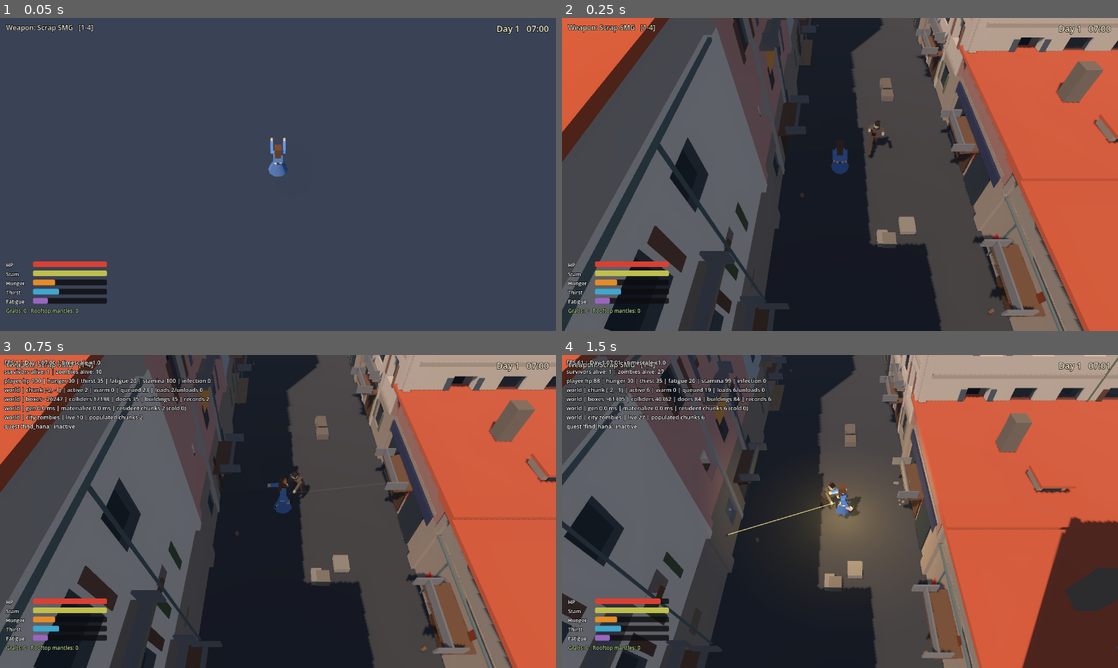
Above: before the commit, frames 1-4 (two rows, left to right).
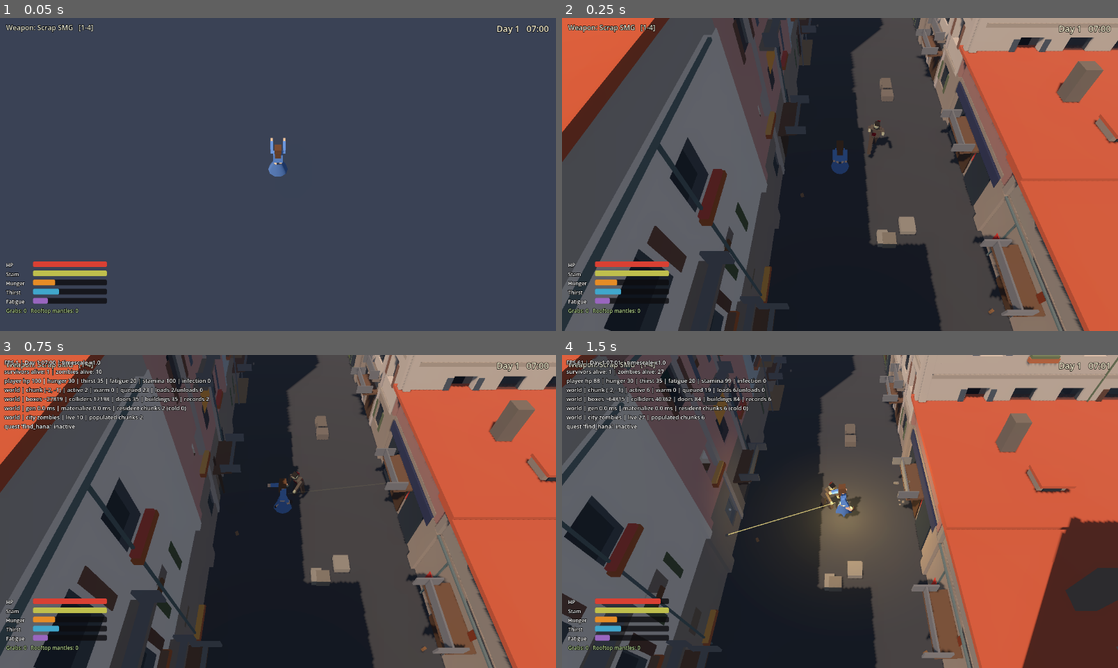
Above: after the commit, the same moments.

Repository: rumiazhari/ring-bell
Game: Godot game, scene res://world/main.tscn
Same seed, same stepped clock (60 frames per second), same inputs: the game is played once before the commit and once after it.
Inputs (mouse positions are in pixels of both pictures, inside the frame that each line leads up to):
- Up to frame 1 (0.05 s): no input
- Up to frame 2 (0.25 s): no input
- Up to frame 3 (0.75 s): tap Enter at 0.5 s; move the mouse to (400, 495) at 0.52 s; press the mouse at (400, 495) at 0.53 s; hold D (move_right) from 0.53 s (still down)
- Up to frame 4 (1.5 s): tap Space (jump) at 0.77, 1.07 s; release D (move_right) at 1.25 s; release the mouse at (962, 495) at 1.25 s; drag from (728, 527) to (812, 574) at 1.27 s

Frame 1 is identical in both runs. In frame 2, 1.0% of the frame differs, in the area x 24-42%, y 0-100%; in frame 3, 1.0%; in frame 4, 1.2%, in the area x 7-90%, y 0-100%.

Commit message:
[autopilot] iter 41: Phase AA Prague window flower boxes under historic sills — trough 1.38x0.18x0.22 + bloom 1.27x0.12x0.19 at WIN_SILL, 0.045 outside historic long facades >=5.0, deterministic per WorldSeed flowerbox per window, visual-only trough+bloom pair, terracotta+greens 0.18 desaturated, layer f* tagged flowerbox; citytest + smoke green (0 failures); 1 new assertion passes

Diff:
--- a/debug/world_test.gd
+++ b/debug/world_test.gd
@@ -191,6 +191,8 @@
 		_test_facade_drainpipes())
 	_check("facade shutters: Prague wooden shutters flanking historic windows (deterministic)",
 		_test_facade_shutters())
+	_check("facade flower boxes: Prague terracotta trough + bloom under historic sills (deterministic)",
+		_test_facade_flowerbox())
 
 
 # --- 24: Flat-roof prop dressing -----------------------------------------------
@@ -802,6 +804,15 @@
 	var out: Array = []
 	for s: Dictionary in b.specs():
 		if String(s.get("building_id", "")) != "shutter":
+			continue
+		out.append(s)
+	return out
+
+## Visual-only boxes tagged "flowerbox" (Phase AA Prague window flower boxes).
+func _collect_flowerbox(b: MeshBatcher) -> Array:
+	var out: Array = []
+	for s: Dictionary in b.specs():
+		if String(s.get("building_id", "")) != "flowerbox":
 			continue
 		out.append(s)
 	return out
@@ -1878,6 +1889,158 @@
 			break
 	if not hist_hit:
 		print("[CityTest] shutter: no historic chunk in ring had shutters")
+		return false
+	return true
+
+
+# --- 24k5: Facade flower boxes (Phase AA) — Prague terracotta trough + bloom under sills --
+func _test_facade_flowerbox() -> bool:
+	# Historic long facades should grow flower boxes under window sills:
+	# each qualifying window (per side/floor/window via WorldSeed "flowerbox"
+	# with FLOWER_PROB 0.42) grows a terracotta trough (FLOWER_W 1.38 x FLOWER_H 0.18
+	# x FLOWER_D 0.22, protruding beyond the wall) plus a foliage bloom mass
+	# (FLOWER_W*0.92 x FLOWER_BLOOM_H 0.12 x FLOWER_D*0.88) sitting atop the trough
+	# at sill height. Visual-only, deterministic, gated to historic >=5.0,
+	# always in trough+bloom pairs (even count), each pair centered under a window.
+	var base := {
+		"rect": Rect2(0, 0, 12, 10),
+		"floor_h": 3.0,
+		"floors": 3,
+		"id": "flowertest",
+		"door_edge": 0,
+		"district": "historic",
+		"plaza_adjacent": true,
+		"style": {"wall": 1, "roof": 2, "attic": false},
+	}
+	var found_spec: Dictionary = {}
+	var found: Array = []
+	for try_id in ["flowertest", "flowertest2", "flowertest3", "flowertest4", "flowertest5", "flowertest6", "flowertest7", "flowertest8"]:
+		var s := base.duplicate(true)
+		s["id"] = try_id
+		var b_try := MeshBatcher.new()
+		BuildingBuilder.build(b_try, s)
+		var got := _collect_flowerbox(b_try)
+		if not got.is_empty():
+			found_spec = s
+			found = got
+			break
+	if found.is_empty():
+		print("[CityTest] flowerbox: historic building grew no flower boxes (tried 8 ids)")
+		return false
+	var fh: float = float(found_spec["floor_h"])
+	for s: Dictionary in found:
+		var pos: Vector3 = s["pos"]
+		var sz: Vector3 = s["size"]
+		if bool(s["collide"]):
+			print("[CityTest] flowerbox: must be visual-only at %s" % [pos])
+			return false
+		if StringName(s["material"]) != &"":
+			print("[CityTest] flowerbox: material %s != empty (visual)" % [s["material"]])
+			return false
+		if String(s.get("building_id", "")) != "flowerbox":
+			print("[CityTest] flowerbox: building_id %s != flowerbox" % [s.get("building_id", "")])
+			return false
+		# Must be either trough (FLOWER_H) or bloom (FLOWER_BLOOM_H)
+		var is_trough := absf(sz.y - BuildingBuilder.FLOWER_H) < 0.015
+		var is_bloom := absf(sz.y - BuildingBuilder.FLOWER_BLOOM_H) < 0.015
+		if not is_trough and not is_bloom:
+			print("[CityTest] flowerbox: height %.3f not trough %.3f nor bloom %.3f at %s" % [sz.y, BuildingBuilder.FLOWER_H, BuildingBuilder.FLOWER_BLOOM_H, pos])
+			return false
+		if is_trough:
+			# trough: planar 1.38 vs 0.22, check either orientation
+			var trough_w_ok := absf(sz.x - BuildingBuilder.FLOWER_W) < 0.015 or absf(sz.z - BuildingBuilder.FLOWER_W) < 0.015
+			var trough_d_ok := absf(sz.x - BuildingBuilder.FLOWER_D) < 0.015 or absf(sz.z - BuildingBuilder.FLOWER_D) < 0.015
+			if not trough_w_ok or not trough_d_ok:
+				print("[CityTest] flowerbox trough: size %s not %.2f x %.2f at %s" % [sz, BuildingBuilder.FLOWER_W, BuildingBuilder.FLOWER_D, pos])
+				return false
+		else:
+			# bloom: 1.38*0.92=1.2696 vs 0.22*0.88=0.1936
+			var bloom_w := BuildingBuilder.FLOWER_W * 0.92
+			var bloom_d := BuildingBuilder.FLOWER_D * 0.88
+			var bloom_w_ok := absf(sz.x - bloom_w) < 0.02 or absf(sz.z - bloom_w) < 0.02
+			var bloom_d_ok := absf(sz.x - bloom_d) < 0.02 or absf(sz.z - bloom_d) < 0.02
+			if not bloom_w_ok or not bloom_d_ok:
+				print("[CityTest] flowerbox bloom: size %s not %.2f x %.2f at %s" % [sz, bloom_w, bloom_d, pos])
+				return false
+		# Must sit just outside a wall face (pressed outward 0.045 + half depth)
+		var ox := pos.x - sz.x * 0.5
+		var ox2 := pos.x + sz.x * 0.5
+		var oz := pos.z - sz.z * 0.5
+		var oz2 := pos.z + sz.z * 0.5
+		var near_wall := (ox2 > -0.12 and ox < 0.12) or (ox2 > 12.0 - 0.12 and ox < 12.0 + 0.12) or (oz2 > -0.12 and oz < 0.12) or (oz2 > 10.0 - 0.12 and oz < 10.0 + 0.12)
+		if not near_wall:
+			print("[CityTest] flowerbox: not on wall face at %s sz %s" % [pos, sz])
+			return false
+		# Y must be at sill height: trough center = WIN_SILL - FLOWER_H/2, bloom center = WIN_SILL + FLOWER_BLOOM_H/2 above floor
+		var floor_i := int(floor(pos.y / fh + 0.001))
+		var expected_y_trough := float(floor_i) * fh + BuildingBuilder.WIN_SILL - BuildingBuilder.FLOWER_H * 0.5
+		var expected_y_bloom := float(floor_i) * fh + BuildingBuilder.WIN_SILL + BuildingBuilder.FLOWER_BLOOM_H * 0.5
+		if is_trough:
+			if absf(pos.y - expected_y_trough) > 0.02:
+				print("[CityTest] flowerbox trough: y %.3f not at sill %.3f (floor %d) at %s" % [pos.y, expected_y_trough, floor_i, pos])
+				return false
+		else:
+			if absf(pos.y - expected_y_bloom) > 0.02:
+				print("[CityTest] flowerbox bloom: y %.3f not at sill+bloom %.3f (floor %d) at %s" % [pos.y, expected_y_bloom, floor_i, pos])
+				return false
+		var col: Color = s["color"]
+		if col.a < 0.9:
+			print("[CityTest] flowerbox: unexpected alpha %f" % col.a)
+			return false
+	# Each qualifying window grows a trough+bloom pair; count must be even and >=2
+	if found.size() % 2 != 0:
+		print("[CityTest] flowerbox: count %d not even (trough+bloom pairs)" % found.size())
+		return false
+	if found.size() < 2:
+		print("[CityTest] flowerbox: count %d < 2" % found.size())
+		return false
+	# Determinism: rebuild identical.
+	var b2 := MeshBatcher.new()
+	BuildingBuilder.build(b2, found_spec)
+	var got2 := _collect_flowerbox(b2)
+	if found.size() != got2.size():
+		print("[CityTest] flowerbox: nondeterministic count %d vs %d" % [found.size(), got2.size()])
+		return false
+	for i in found.size():
+		if found[i]["pos"] != got2[i]["pos"] or found[i]["size"] != got2[i]["size"] or found[i]["color"] != got2[i]["color"]:
+			print("[CityTest] flowerbox: nondeterministic box %d" % i)
+			return false
+	# Gating: non-historic building must grow none.
+	var nonhist := base.duplicate(true)
+	nonhist["id"] = "flower-nonhist"
+	nonhist["district"] = "outer"
+	var b3 := MeshBatcher.new()
+	BuildingBuilder.build(b3, nonhist)
+	if not _collect_flowerbox(b3).is_empty():
+		print("[CityTest] flowerbox: non-historic building wrongly grew %d" % _collect_flowerbox(b3).size())
+		return false
+	# Gating: tiny facade (< MIN_SIDE) must grow none.
+	var tiny := {
+		"rect": Rect2(0, 0, 4, 4),
+		"floor_h": 3.0, "floors": 3, "id": "flower-tiny",
+		"door_edge": 0, "district": "historic", "plaza_adjacent": true,
+		"style": {"wall": 1, "roof": 2, "attic": false},
+	}
+	var b4b := MeshBatcher.new()
+	BuildingBuilder.build(b4b, tiny)
+	if not _collect_flowerbox(b4b).is_empty():
+		print("[CityTest] flowerbox: tiny-facade building wrongly grew flower boxes")
+		return false
+	# Spot check city chunks: historic ring should have flower boxes
+	var plan := CityPlan.new()
+	var hist_hit := false
+	for coord in [Vector2i(0, 0), Vector2i(1, 0), Vector2i(0, 1), Vector2i(-1, 0)]:
+		var b_hist := MeshBatcher.new()
+		ChunkBuilder.fill_batcher(b_hist, plan, coord)
+		var sg := 0
+		for sp: Dictionary in b_hist.specs():
+			if String(sp.get("building_id", "")) == "flowerbox":
+				sg += 1
+		if sg > 0:
+			hist_hit = true
+			break
+	if not hist_hit:
+		print("[CityTest] flowerbox: no historic chunk in ring had flower boxes")
 		return false
 	return true
 
--- a/world/generation/building_builder.gd
+++ b/world/generation/building_builder.gd
@@ -143,6 +143,14 @@
 const SHUTTER_GAP := 0.04        # gap from window edge to shutter inner edge
 const SHUTTER_MIN_SIDE := 5.0    # skip on facades shorter than this
 const SHUTTER_PROB := 0.52       # chance a historic window grows a pair of shutters
+
+# --- Phase AA: Prague window flower boxes (trailing greenery under sills) ---
+const FLOWER_W := 1.38           # trough width along facade (WIN_W 1.15 + 0.23 overhang)
+const FLOWER_H := 0.18           # trough height
+const FLOWER_D := 0.22           # trough depth protrusion beyond wall face
+const FLOWER_BLOOM_H := 0.12     # foliage/bloom mass height atop trough
+const FLOWER_MIN_SIDE := 5.0     # skip on facades shorter than this
+const FLOWER_PROB := 0.42        # chance a historic window grows a sill flower box
 
 # Prague-flavored placeholder palettes.
 const WALL_COLORS := [
@@ -352,6 +360,13 @@
 	# window) via WorldSeed shutter, gated to historic + long facade. Gives
 	# the Prague core its shuttered-window rhythm without touching collision.
 	_facade_shutters(b, off, w, d, fh, n, tag, spec)
+
+	# Phase AA: Prague window flower boxes — trailing greenery under historic
+	# sills, visual-only trough + bloom mass pressed just outside the wall
+	# under each window, deterministic per (building, side, floor, window)
+	# via WorldSeed flowerbox, gated to historic + long facade. Gives the
+	# Prague core its lived-in sill gardens without touching collision.
+	_facade_flower_boxes(b, off, w, d, fh, n, tag, spec)
 
 	# --- staircase --------------------------------------------------------------
 	var guard_on_east := true
@@ -1074,7 +1089,84 @@
 							Vector3(aw, SHUTTER_H, ad), Basis.IDENTITY, col, false, false, &"", "shutter", f_idx)
 					b.pop_layer()
 
-## One facade: openings list -> pier / sill / lintel segments (+ panes).
+
+## Phase AA: Prague window flower boxes — terracotta trough + trailing bloom under historic sills.
+## Visual-only boxes pressed just outside the wall under each window sill,
+## deterministic per (building, side, floor, window) via WorldSeed "flowerbox",
+## gated to historic + long facade (>= FLOWER_MIN_SIDE 5.0). Each qualifying
+## window rolls FLOWER_PROB 0.42 independently; on success it grows a
+## terracotta trough (FLOWER_W 1.38 x FLOWER_H 0.18 x FLOWER_D 0.22, protruding
+## beyond the wall face) plus a foliage bloom mass (slightly inset,
+## FLOWER_W*0.92 x FLOWER_BLOOM_H 0.12 x FLOWER_D*0.88) sitting atop the trough.
+## Both are visual-only, no collision, tagged "flowerbox" per floor. Mirrors
+## the window layout computed by _facade_with_openings so boxes sit exactly
+## under glass, at sill height.
+static func _facade_flower_boxes(b: MeshBatcher, off: Vector3, w: float, d: float,
+		fh: float, n: int, tag: String, spec: Dictionary) -> void:
+	if str(spec.get("district", "")) != "historic":
+		return
+	var trough_base := Color("b06238").darkened(0.04)
+	var bloom_palette: Array[Color] = [
+		Color("4a7a3a"), Color("6e4a3a"), Color("c73a2e"),
+		Color("e8a040"), Color("5a6e4a"), Color("8a7a30"),
+	]
+	var door_edge: int = int(spec.get("door_edge", 0))
+	for f_idx in n:
+		var y0 := f_idx * fh
+		var trough_cy := y0 + WIN_SILL - FLOWER_H * 0.5
+		var bloom_cy := y0 + WIN_SILL + FLOWER_BLOOM_H * 0.5
+		for side in 4:
+			var length := w if (side == 0 or side == 2) else d
+			if length < FLOWER_MIN_SIDE:
+				continue
+			var is_entrance_side := (side == door_edge) and f_idx == 0
+			var count := int(floor((length - 1.6) / WIN_SPACING))
+			var win_centers: Array[float] = []
+			for i in count:
+				var t := length * 0.5 + (float(i) - (count - 1) * 0.5) * WIN_SPACING
+				if is_entrance_side and absf(t - length * 0.5) < DOOR_W * 0.5 + 0.9:
+					continue
+				win_centers.append(t)
+			for win_idx in win_centers.size():
+				var t_center: float = win_centers[win_idx]
+				var rng := WorldSeed.rng_for("flowerbox", [WorldSeed.str_hash(tag), side * 1000 + f_idx * 100 + win_idx])
+				if rng.randf() >= FLOWER_PROB:
+					continue
+				var trough_c: Color = trough_base.lightened(rng.randf_range(-0.06, 0.06))
+				var bloom_c: Color = bloom_palette[rng.randi_range(0, bloom_palette.size() - 1)]
+				bloom_c = bloom_c.lightened(rng.randf_range(-0.07, 0.07)).darkened(0.02)
+				bloom_c = bloom_c.lerp(Color(0.62, 0.64, 0.58), 0.18)
+				var eps := 0.045
+				var trough_w := FLOWER_W
+				var trough_d := FLOWER_D
+				var bloom_w := FLOWER_W * 0.92
+				var bloom_d := FLOWER_D * 0.88
+				var cx_t: float = 0.0
+				var cz_t: float = 0.0
+				var aw_t: float = 0.0
+				var ad_t: float = 0.0
+				match side:
+					0: cx_t = t_center; cz_t = -trough_d * 0.5 - eps; aw_t = trough_w; ad_t = trough_d
+					1: cx_t = w + trough_d * 0.5 + eps; cz_t = t_center; aw_t = trough_d; ad_t = trough_w
+					2: cx_t = t_center; cz_t = d + trough_d * 0.5 + eps; aw_t = trough_w; ad_t = trough_d
+					_: cx_t = -trough_d * 0.5 - eps; cz_t = t_center; aw_t = trough_d; ad_t = trough_w
+				b.push_layer(tag + ":f%d" % f_idx)
+				b.add_box_rotated(off + Vector3(cx_t, trough_cy, cz_t),
+						Vector3(aw_t, FLOWER_H, ad_t), Basis.IDENTITY, trough_c, false, false, &"", "flowerbox", f_idx)
+				var cx_b: float = 0.0
+				var cz_b: float = 0.0
+				var aw_b: float = 0.0
+				var ad_b: float = 0.0
+				match side:
+					0: cx_b = t_center; cz_b = -bloom_d * 0.5 - eps; aw_b = bloom_w; ad_b = bloom_d
+					1: cx_b = w + bloom_d * 0.5 + eps; cz_b = t_center; aw_b = bloom_d; ad_b = bloom_w
+					2: cx_b = t_center; cz_b = d + bloom_d * 0.5 + eps; aw_b = bloom_w; ad_b = bloom_d
+					_: cx_b = -bloom_d * 0.5 - eps; cz_b = t_center; aw_b = bloom_d; ad_b = bloom_w
+				b.add_box_rotated(off + Vector3(cx_b, bloom_cy, cz_b),
+						Vector3(aw_b, FLOWER_BLOOM_H, ad_b), Basis.IDENTITY, bloom_c, false, false, &"", "flowerbox", f_idx)
+				b.pop_layer()
+
+## One facade:
 ## `is_entrance` turns the mid-facade door into a real aperture; the Door
 ## ENTITY from the CityPlan manifest fills it at runtime.
 static func _facade_with_openings(b: MeshBatcher, off: Vector3, side: int,
Not shown, changed: AUTOPILOT_STATE.md
